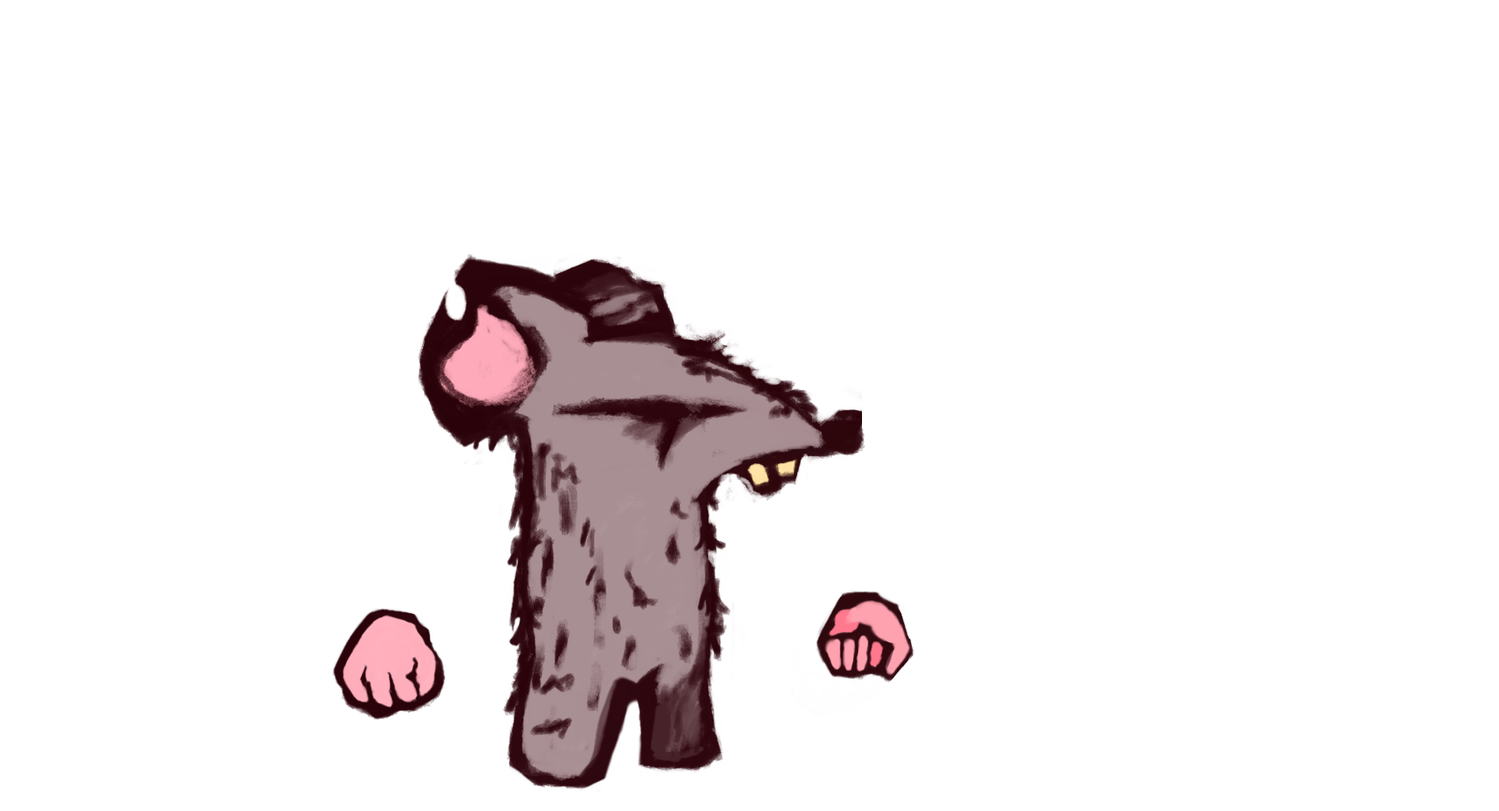
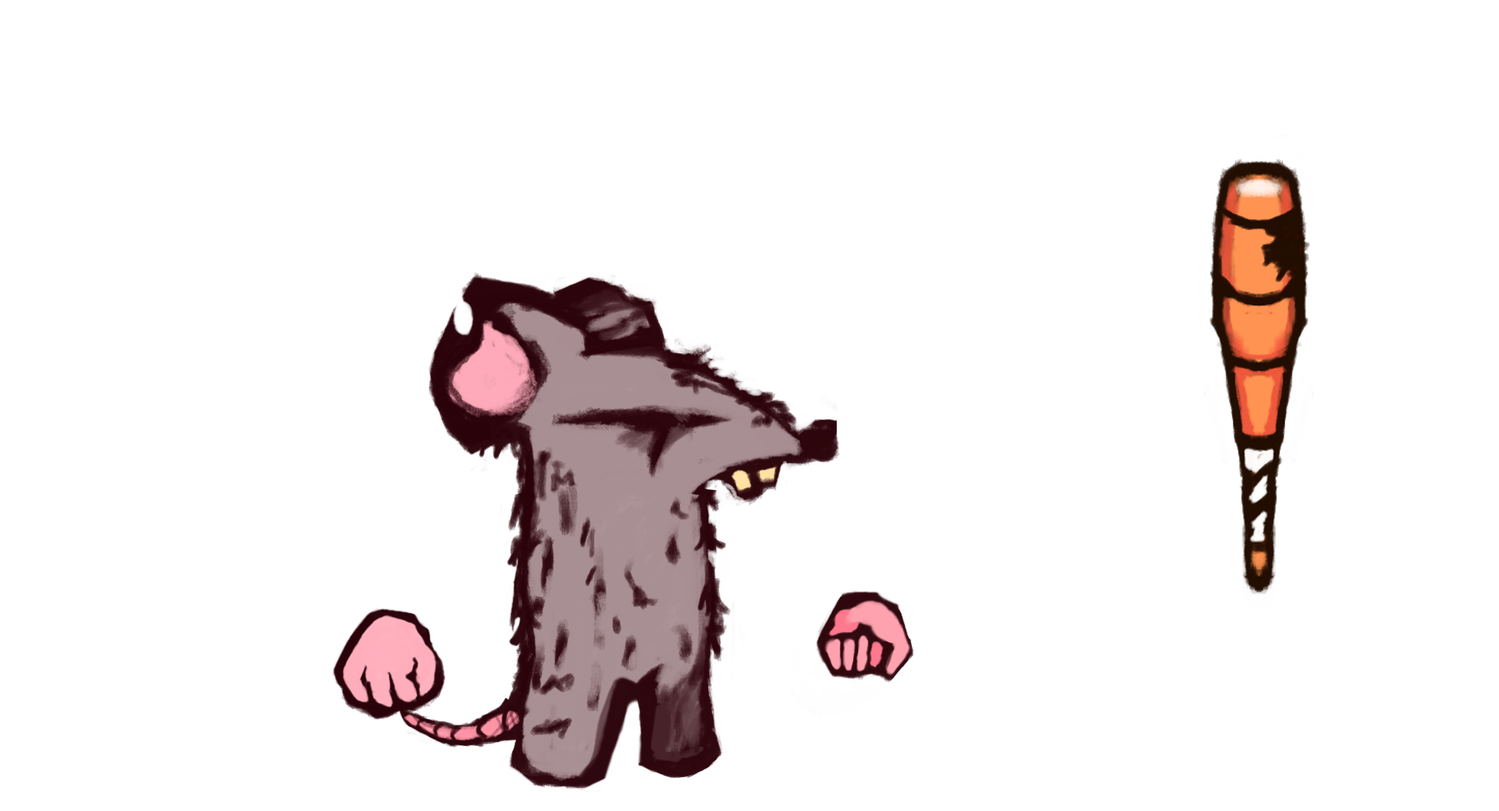
Comparing the layer stacks of the two 1499x811 images. Changes:
painted on "Paint Layer 2" over [1203, 133, 1314, 595]
painted on "Paint Layer 1" (2nd of 2) over [396, 253, 865, 779]
